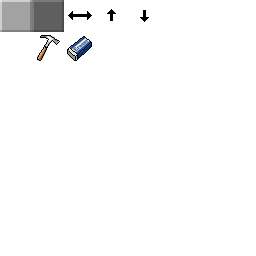
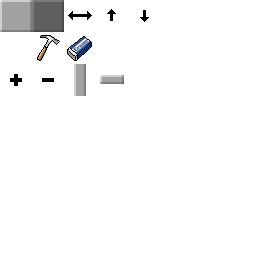
Layer changes from the first 256px x 256px image to the second:
painted on "base" over [left=10, top=64, right=124, bottom=96]
